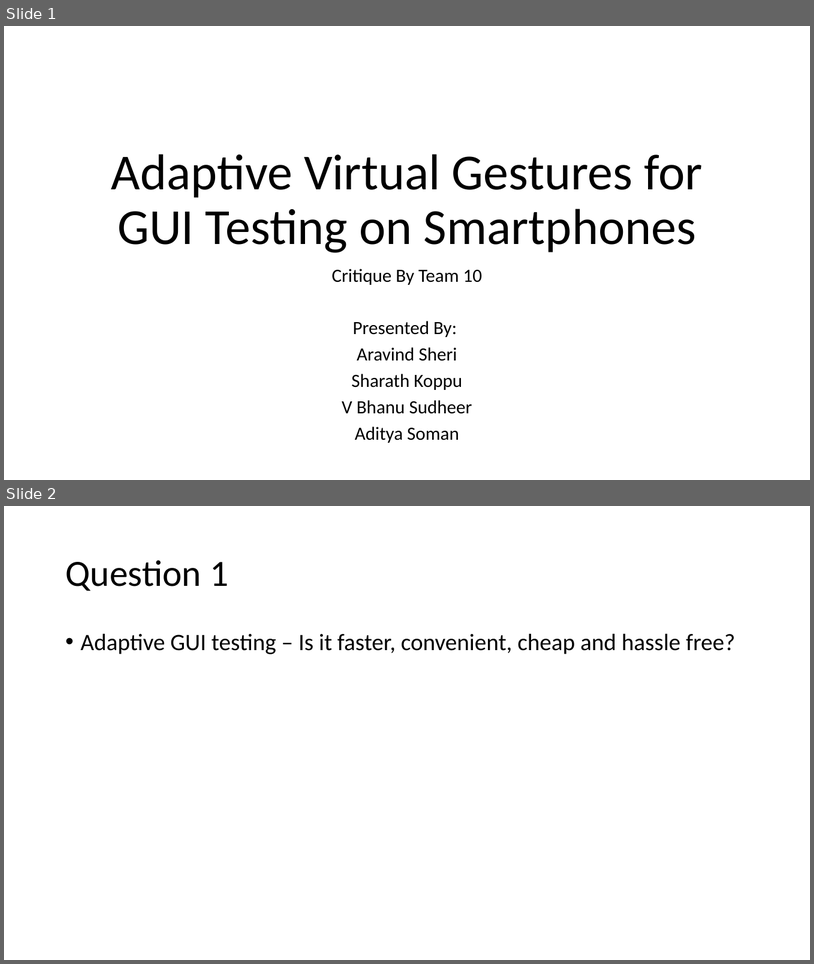
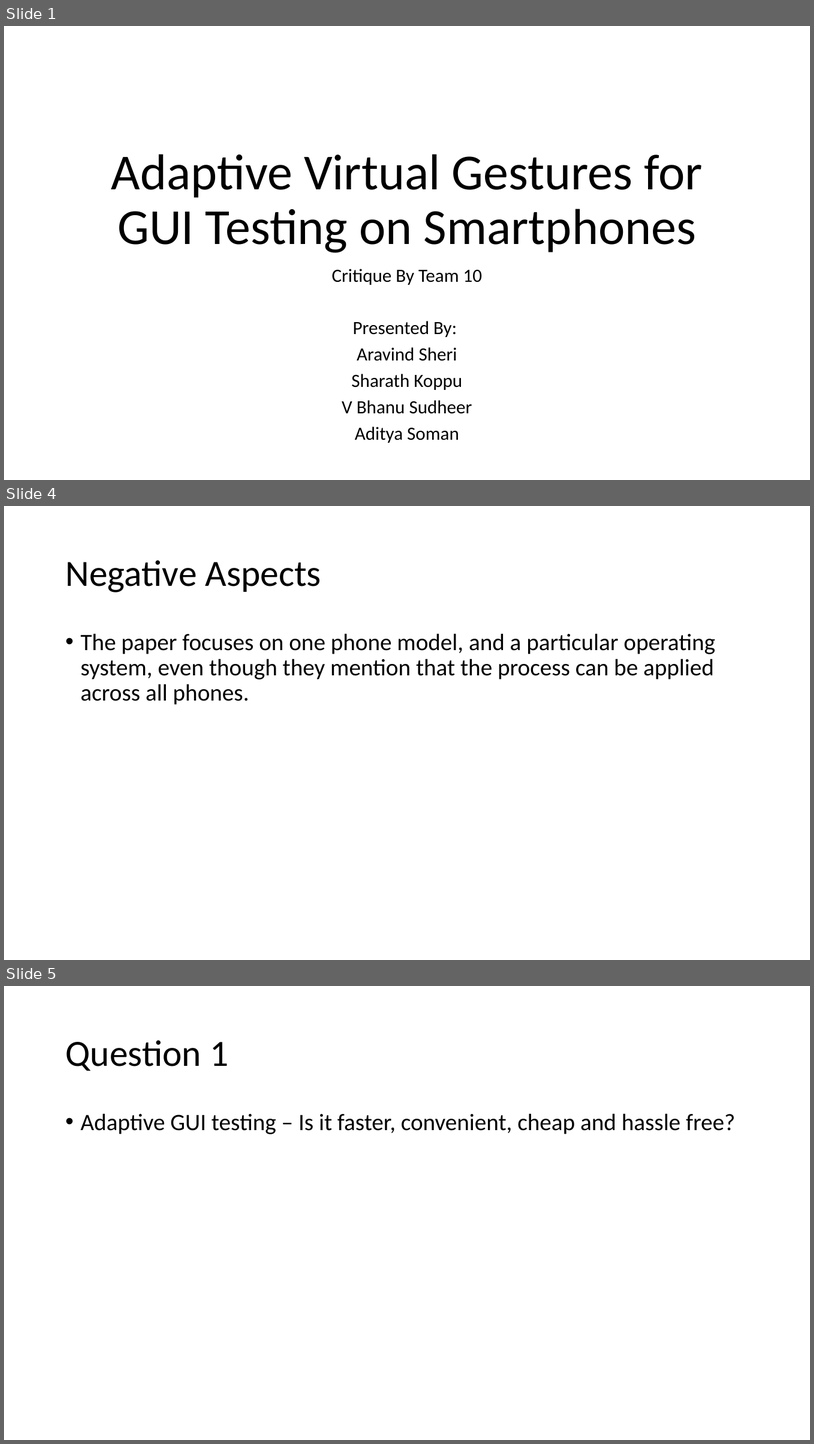
Before and after one commit to adityasomann/ASE-Presentations, a slide deck: critique.pptx. Shown one above the other, each under a label of ours: slides 1 and 2 before the commit, slides 1, 4 and 5 after it; the slides between them are not shown. The pictures are 814x964 and 814x1444 pixels, drawn with LibreOffice and Linux fonts; fonts in the diff are those of the drawing. Boxes give left, top, right and bottom in pixels: in the first picture for what was removed or moved away, otherwise in the second. Text is boxed around its words. In the diff, an @@ line names an element or a change of style, - is before the commit and + after.

```diff
--- a/critique.pptx
+++ b/critique.pptx
@@ slide 4 added at box(4, 506, 810, 960), background #FFFFFF @@
@@ title added at box(65, 560, 321, 592), 44 pt, text #000000 @@
+Negative Aspects
@@ text added at box(81, 633, 716, 705), 28 pt, text #000000 @@
+• The paper focuses on one phone model, and a particular operating system, even though they mention that the process can be applied across all phones.
@@ what was slide 2 is now slide 5 @@
```
Also in this commit, not shown: 2 other slides added.
